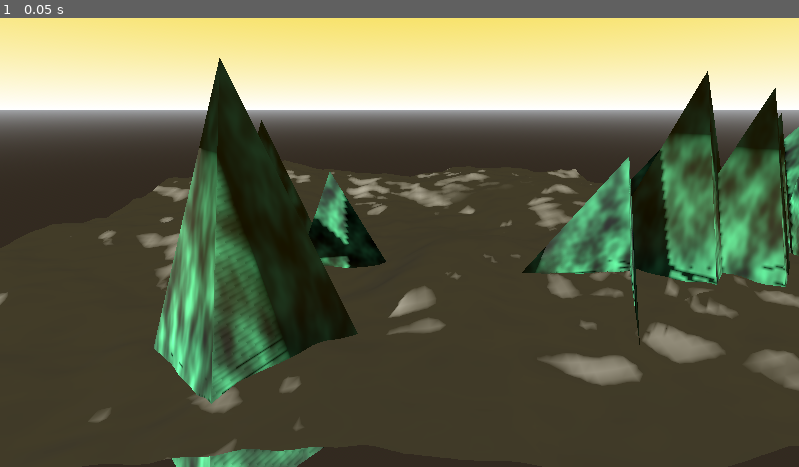
Above: before the commit, frame 1.
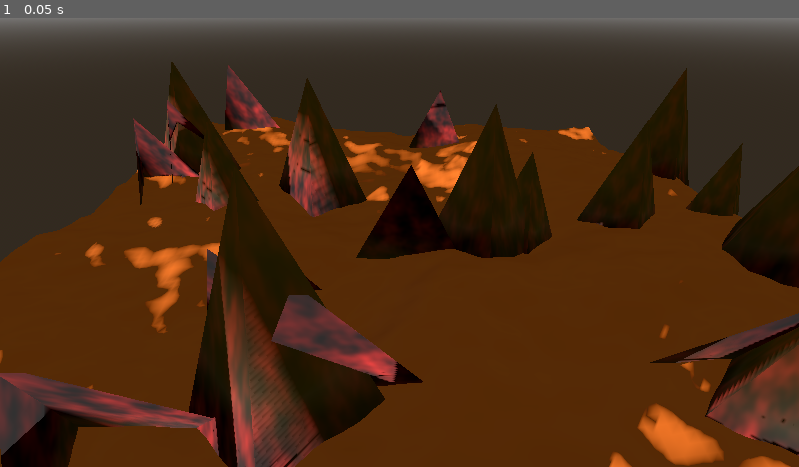
Above: after the commit, the same moment.

Repository: oceanhate/COMP-360-Group-3
Game: Godot game, scene res://comp-360-group-3-main/Main.tscn
Two runs of this game, one before a commit and one after it. Both use one fixed random seed, a clock stepped at 60 frames per second and the inputs below.
Inputs:
- Up to frame 1 (0.05 s): no input

The runs differ from the first frame. In frame 1, 91% of the frame differs, in the area x 0-100%, y 0-100%.

Commit message:
Add files via upload

Diff:
--- a/Latest Integrated Version (v1.1)/Camera.gd
+++ b/Latest Integrated Version (v1.1)/Camera.gd
@@ -4,7 +4,7 @@
 var cam_fov: float = 60                              # The camera's field of view angle (in degrees)
 var cam_near: float = 50                            # The distance to the near culling boundary for this camera relative to its local Z axis
 var cam_far: float = 1000                            # The distance to the far culling boundary for this camera relative to its local Z axis
-var cam_pos: Vector3 = Vector3(128, 60, -30)
+var cam_pos: Vector3 = Vector3(128, 90, -10)
 var look_at_point: Vector3 = Vector3(128, 6, 128)
 
 func _ready() -> void:
--- a/Latest Integrated Version (v1.1)/TerrainMesh.gd
+++ b/Latest Integrated Version (v1.1)/TerrainMesh.gd
@@ -2,8 +2,8 @@
 
 var grid_size_x: int = 128
 var grid_size_z: int = 128
-var quad_size: float = 2
-var height_scale: float = 35               # Change this to control height of peaks (60 worked best)
+var quad_size: float = 2.0
+var height_scale: float = randf_range(20, 60)       # Change this to control height of peaks (20,60 range worked best)
 
 var noise := FastNoiseLite.new()
 var st := SurfaceTool.new()
@@ -14,7 +14,7 @@
 	noise.noise_type = FastNoiseLite.TYPE_PERLIN        # Can change TYPE_ type to change hill terrain "shape" (Perlin Default)
 	noise.fractal_type = FastNoiseLite.FRACTAL_FBM      # Can change FRACTAL_ type to change peak "pointyness" (FBM Default)
 	noise.fractal_octaves = 5                           # Higher val for more detail and small ridges (5 Default)
-	noise.frequency = 0.02                              # Lower frequency = smooth hills. Higher frequency = Tighter, more frequent bumps. (Use 0.02 for best results)
+	noise.frequency = 0.02                              # Lower frequency = smooth hills. Higher frequency = Tighter, more frequent bumps. (0.02 worked best)
 
 	st.begin(Mesh.PRIMITIVE_TRIANGLES)
 	_peak_generation()
@@ -53,3 +53,15 @@
 	# Directional light 3D will be the source of the shadows
 	land.cast_shadow = GeometryInstance3D.SHADOW_CASTING_SETTING_ON
 	add_child(land)
+
+
+	# Creating basic "lava-like" texture
+	var mat = StandardMaterial3D.new()
+	mat.metallic = 0.1
+	mat.roughness = 0.85
+	mat.albedo_color = Color(0.9, 0.438, 0.171, 1.0)
+	mat.emission_energy_multiplier = 2.0
+
+
+# Assign to mesh
+	land.material_override = mat
--- a/Latest Integrated Version (v1.1)/spawn_shapes.gd
+++ b/Latest Integrated Version (v1.1)/spawn_shapes.gd
@@ -4,12 +4,12 @@
 	var rng = RandomNumberGenerator.new()
 	rng.randomize()
 
-	var num_points := 20  # how many shapes to generate
+	var num_points := 25  # how many shapes to generate
 	var shape_gen := $ShapeGenerator
 
 	for i in range(num_points):
-		var x = rng.randi_range(-120, 240)
-		var z = rng.randi_range(0, 128)
+		var x = rng.randi_range(0, 240)
+		var z = rng.randi_range(0, 240)
 		var y = rng.randi_range(40, 70)
 		var shape_type = rng.randi_range(1, 2)  # 1 = tetrahedron, 2 = pyramid
 
--- a/Latest Integrated Version (v1.1)/texture_controller.gd
+++ b/Latest Integrated Version (v1.1)/texture_controller.gd
@@ -24,7 +24,9 @@
 
 	# Create a StandardMaterial3D using this texture
 	var mat = StandardMaterial3D.new()
-	mat.albedo_color = Color(0.263, 0.681, 0.444, 1.0)
+	mat.metallic = 0.1
+	mat.roughness = 0.85
+	mat.albedo_color = Color(0.545, 0.118, 0.118, 1.0)
 	mat.albedo_texture = tex
 	mat.uv1_scale = Vector3(tile_uv, tile_uv, 1.0)
 	return mat
